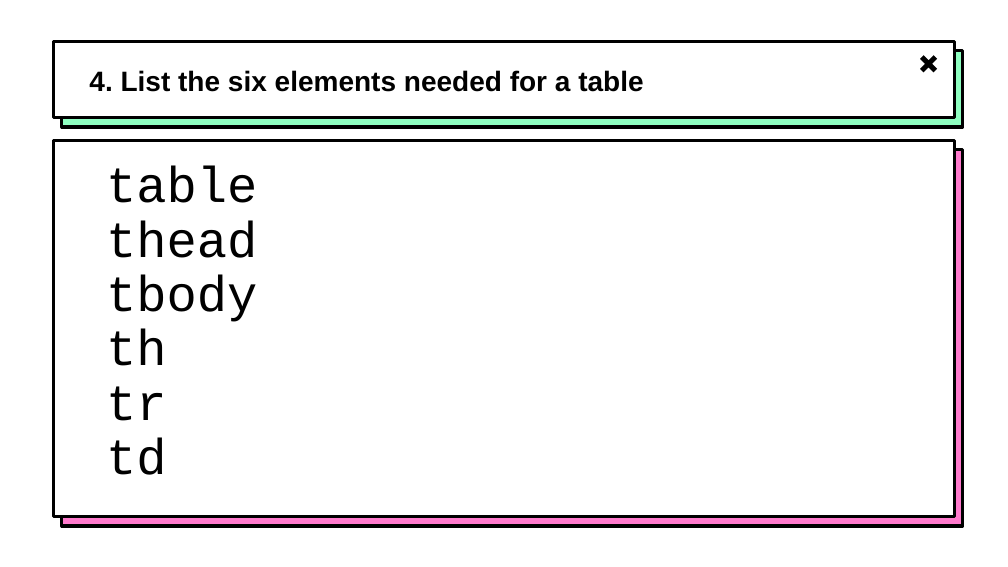
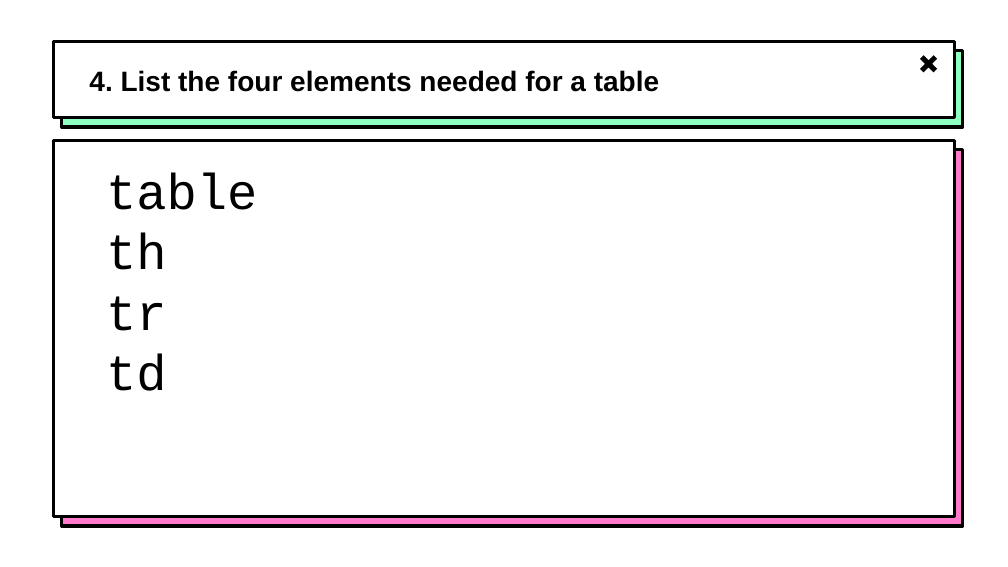
Before and after one commit to hytechclub/web-101, a slide deck: slide 6 of Week06/HtmlCssReviewActivity.pptx. Drawn at 1008x567 pixels with LibreOffice and Linux fonts; fonts in the diff are those of the drawing; background and template pictures are left out. Boxes give left, top, right and bottom in pixels: in the first picture for what was removed or moved away, otherwise in the second. Text is boxed around its words. In the diff, an @@ line names an element or a change of style, - is before the commit and + after.

```diff
--- a/Week06/HtmlCssReviewActivity.pptx
+++ b/Week06/HtmlCssReviewActivity.pptx
@@ title at box(89, 70, 659, 92): text changed @@
-4. List the six elements needed for a table
+4. List the four elements needed for a table
@@ text "table" at box(106, 173, 257, 391): line spacing 0.9 to 1 @@
@@ text at box(106, 220, 257, 322): paragraphs removed @@
-thead
-tbody
```
Also in this commit, not shown: 15 other files.
